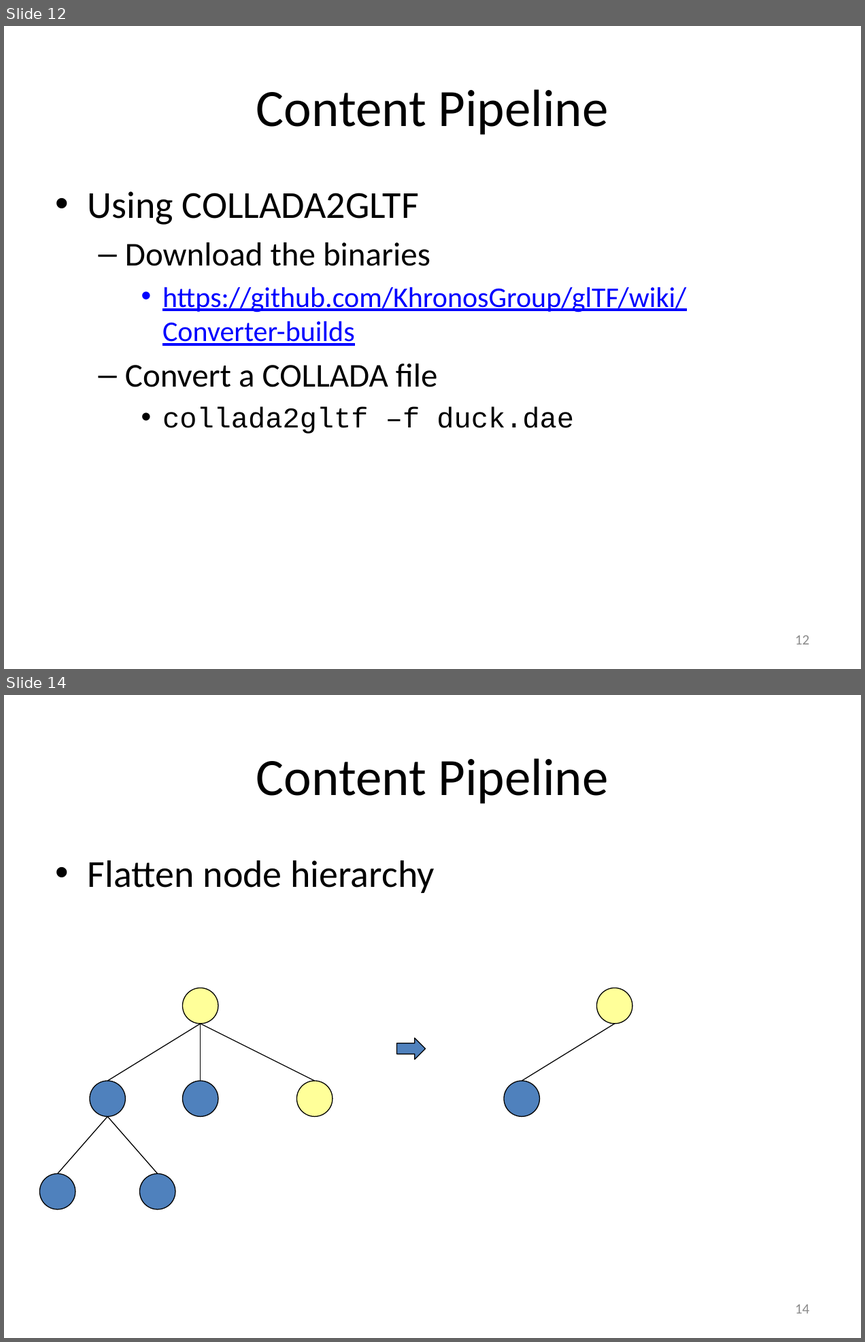
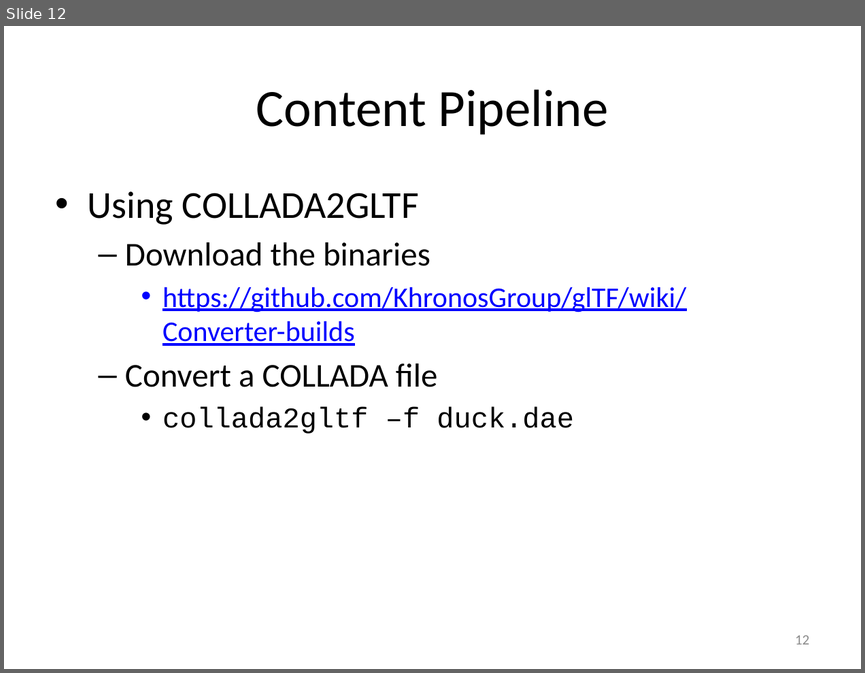
Before and after one commit to pjcozzi/Articles, a slide deck: WebGLContentPipeline/WebGLContentPipelineWithglTF.pptx. Shown one above the other, each under a label of ours: slides 12 and 14 before the commit, slide 12 after it; the slides between them are not shown. The pictures are 865x1342 and 865x673 pixels, drawn with LibreOffice and Linux fonts; fonts in the diff are those of the drawing. Boxes give left, top, right and bottom in pixels: in the first picture for what was removed or moved away, otherwise in the second. Text is boxed around its words. In the diff, an @@ line names an element or a change of style, - is before the commit and + after.

```diff
--- a/WebGLContentPipeline/WebGLContentPipelineWithglTF.pptx
+++ b/WebGLContentPipeline/WebGLContentPipelineWithglTF.pptx
@@ slide 14 removed at box(4, 695, 861, 1338), background #FFFFFF @@
@@ title removed at box(256, 758, 608, 804) @@
-Content Pipeline
@@ text removed at box(88, 860, 434, 893) @@
-• Flatten node hierarchy
@@ ellipse removed at box(182, 988, 218, 1024) @@
@@ ellipse removed at box(597, 988, 633, 1024) @@
@@ line removed from (201, 1023) to (107, 1081) @@
@@ line removed from (201, 1023) to (201, 1081) @@
@@ line removed from (201, 1023) to (314, 1081) @@
@@ right arrow removed at box(396, 1038, 425, 1059) @@
@@ line removed from (614, 1023) to (521, 1081) @@
@@ ellipse removed at box(90, 1081, 126, 1117) @@
@@ ellipse removed at box(182, 1081, 218, 1117) @@
@@ ellipse removed at box(297, 1081, 333, 1117) @@
@@ ellipse removed at box(504, 1081, 540, 1117) @@
@@ line removed from (107, 1117) to (57, 1173) @@
@@ line removed from (107, 1117) to (158, 1173) @@
@@ ellipse removed at box(40, 1173, 76, 1209) @@
@@ ellipse removed at box(139, 1173, 175, 1209) @@
@@ page number removed at box(795, 1304, 809, 1313) @@
-14
```
Also in this commit, not shown: 5 slides changed, 1 other slide removed, 1 other file.
